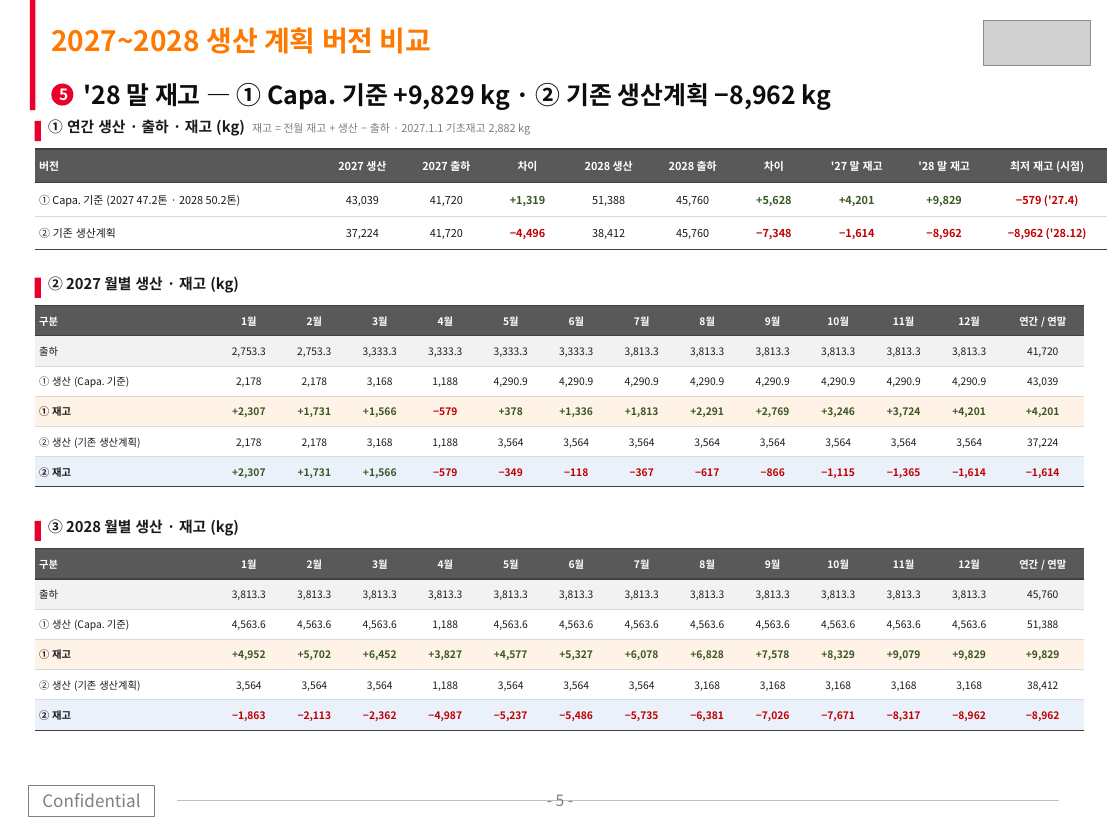
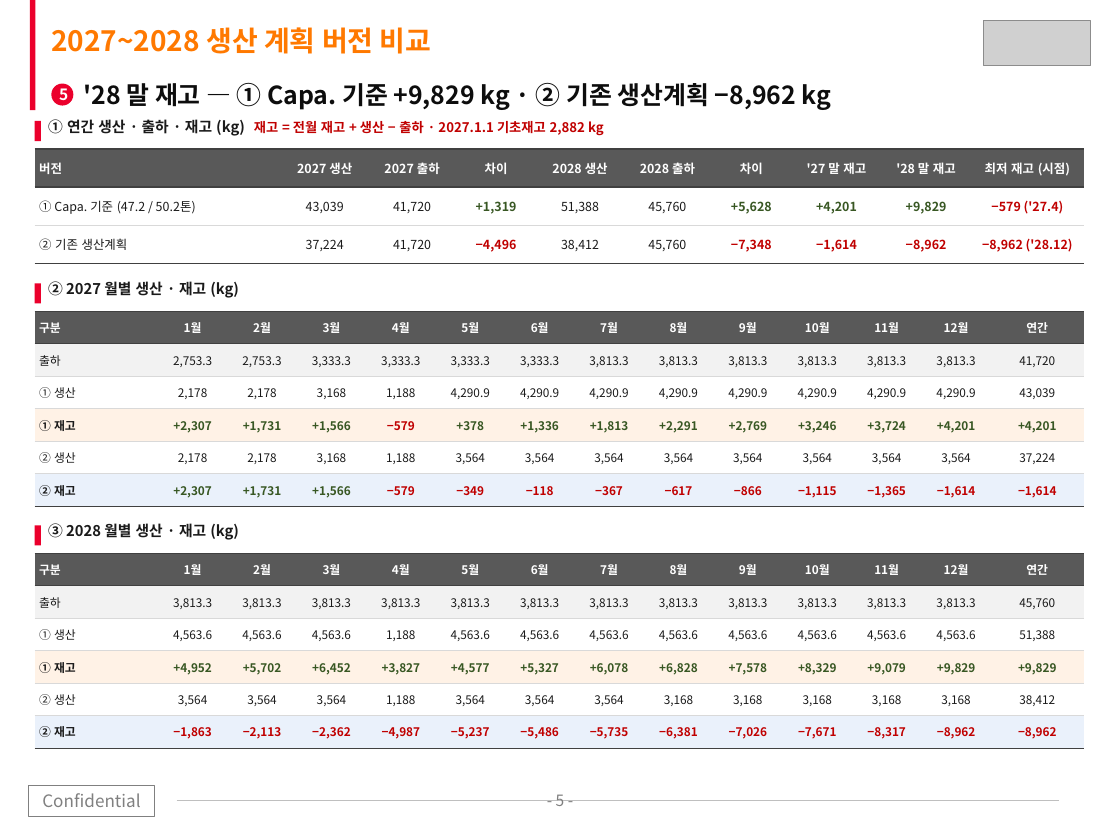
Before and after one commit to Jameskim25/-, a slide deck: slide 5 of SKTC_CpZr_Capacity_Reflux_Roadmap_2027_2028.pptx. Drawn at 1120x840 pixels with LibreOffice and Linux fonts; fonts in the diff are those of the drawing; grey boxes stand for pictures. Boxes give left, top, right and bottom in pixels: in the first picture for what was removed or moved away, otherwise in the second. Text is boxed around its words. In the diff, an @@ line names an element or a change of style, - is before the commit and + after.

```diff
--- a/SKTC_CpZr_Capacity_Reflux_Roadmap_2027_2028.pptx
+++ b/SKTC_CpZr_Capacity_Reflux_Roadmap_2027_2028.pptx
@@ text "① 연간 생산 · 출하 ..." at box(48, 119, 604, 136): size 7 to 8.5 pt, text colour #7F7F7F to #C00000, bold on in "재고 = 전월 재고 + 생산 − ..." @@
@@ table at box(35, 149, 1084, 263) @@
-row 2, column 1: ① Capa. 기준 (2027 47.2톤 · 2028 50.2톤)
+row 2, column 1: ① Capa. 기준 (47.2 / 50.2톤)
@@ size 7 to 8 pt in "버전", "2027 생산", "2027 출하", "차이" and 25 more places @@
@@ table: place and size @@
-table at box(35, 149, 1107, 250)
+table at box(35, 149, 1084, 263)
@@ 2 texts, 2 rectangles: place and size @@
-2 texts, 2 rectangles at box(35, 274, 239, 541)
+2 texts, 2 rectangles at box(35, 280, 239, 545)
@@ table at box(35, 311, 1084, 506) @@
-row 1, column 14: 연간 / 연말
+row 1, column 14: 연간
-row 3, column 1: ① 생산 (Capa. 기준)
+row 3, column 1: ① 생산
-row 5, column 1: ② 생산 (기존 생산계획)
+row 5, column 1: ② 생산
@@ size 6.6 to 7.6 pt @@
@@ table: place and size @@
-table at box(35, 306, 1077, 487)
+table at box(35, 311, 1084, 506)
@@ table at box(35, 553, 1084, 748) @@
-row 1, column 14: 연간 / 연말
+row 1, column 14: 연간
-row 3, column 1: ① 생산 (Capa. 기준)
+row 3, column 1: ① 생산
-row 5, column 1: ② 생산 (기존 생산계획)
+row 5, column 1: ② 생산
@@ size 6.6 to 7.6 pt @@
@@ table: place and size @@
-table at box(35, 549, 1077, 730)
+table at box(35, 553, 1084, 748)
```
Also in this commit, not shown: 10 other slides changed, 1 other file.
